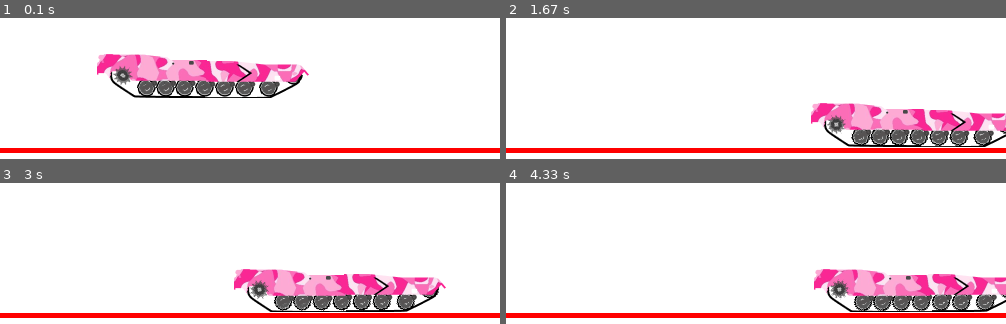
Above: before the commit, frames 1-4 (two rows, left to right).
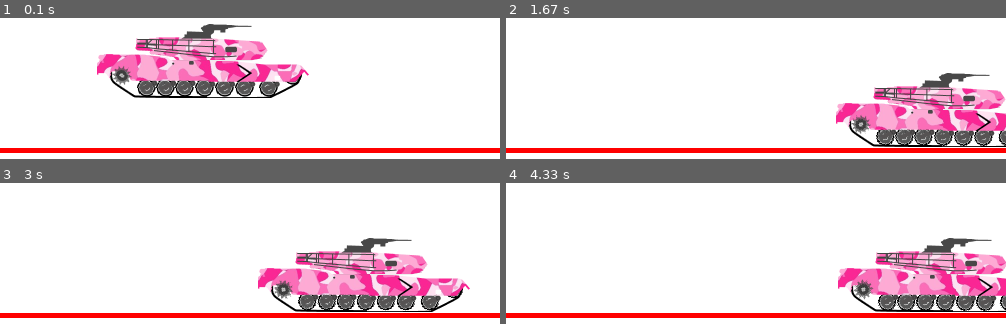
Above: after the commit, the same moments.

Repository: felixk321/pygame_sandbox
Game: pygame game, started from main.py
The game is run twice, just before and just after one commit, with the same random seed, the same clock (stepped at 60 frames per second) and the same inputs.
Inputs:
- Up to frame 1 (0.1 s): no input
- Up to frame 2 (1.67 s): hold D 0.33-0.8 s; hold D 0.83-1.3 s; hold A from 1.33 s (still down)
- Up to frame 3 (3 s): release A at 1.87 s; hold A 1.9-2.3 s; hold D 2.33-2.97 s
- Up to frame 4 (4.33 s): hold A 3-3.47 s; hold D 3.5-3.97 s; hold D from 4 s (still down)

The runs differ from the first frame. In frame 1, 4.4% of the frame differs, in the area x 22-61%, y 4-57%; in frame 2, 12%; in frame 3, 13%, in the area x 46-94%, y 39-92%; in frame 4, 12%.

Commit message:
added turret component

Diff:
--- a/components/tank.py
+++ b/components/tank.py
@@ -1,4 +1,4 @@
-from pymunk import Vec2d,Body, Poly, Space, PivotJoint, ShapeFilter, SimpleMotor, GearJoint
+from pymunk import Vec2d,Body, Poly, Space, PivotJoint, ShapeFilter, SimpleMotor, GearJoint, PinJoint
 from pygame import Surface, draw, image, transform
 from utils import convert
 from components.ball import Ball
@@ -91,6 +91,36 @@
             Vec2d(10,20),
             Vec2d(0,20)), filter = self.cf )
 
+        self.turret = PolyComponent(
+            origin = origin + Vec2d(35,0),
+            center = Vec2d(66, -18),
+            space = space,
+            img_path ="./assets/turret.png",
+            points =  [(0,16), (47,15), (71,0), (91,0), (66,14), (124,20),(132,27),(117,36), (43,36), (38,30), (16,26), (2,25),  ],
+            filter = self.cf
+
+        )
+
+        turret_rect = self.turret.shape.bb
+
+        left_attachment = turret_rect.left, turret_rect.bottom
+        right_attachment = turret_rect.right, turret_rect.bottom
+
+        space.add(PivotJoint(
+            self.tb.body,
+            self.turret.body,
+            self.tb.body.world_to_local(left_attachment),
+            self.turret.body.world_to_local(left_attachment)
+                  ))
+
+        space.add(PivotJoint
+                  (self.tb.body,
+                    self.turret.body,
+                    self.tb.body.world_to_local(right_attachment),
+                    self.turret.body.world_to_local(right_attachment)
+                             ))
+
+
         self.wheels = self.create_wheels(space)
 
         self.rw = self.create_rear_wheels(space)
@@ -165,3 +195,4 @@
 
         self.tb.render(display)
         self.rw.render(display)
+        self.turret.render(display)
Binary file added: assets/gun.png
Binary file added: assets/turret.png
